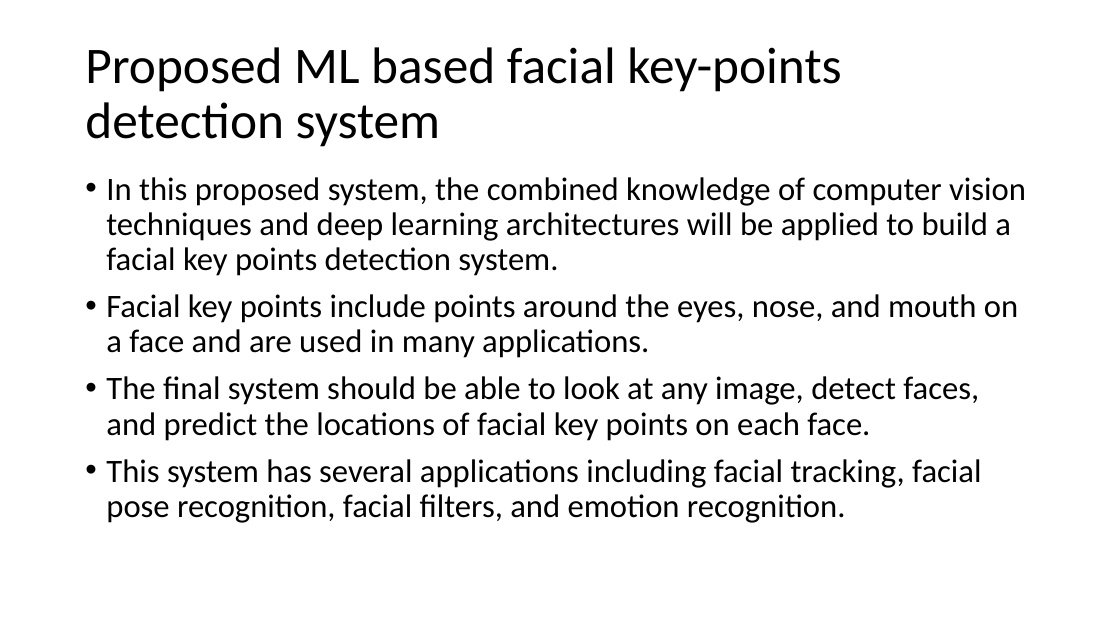
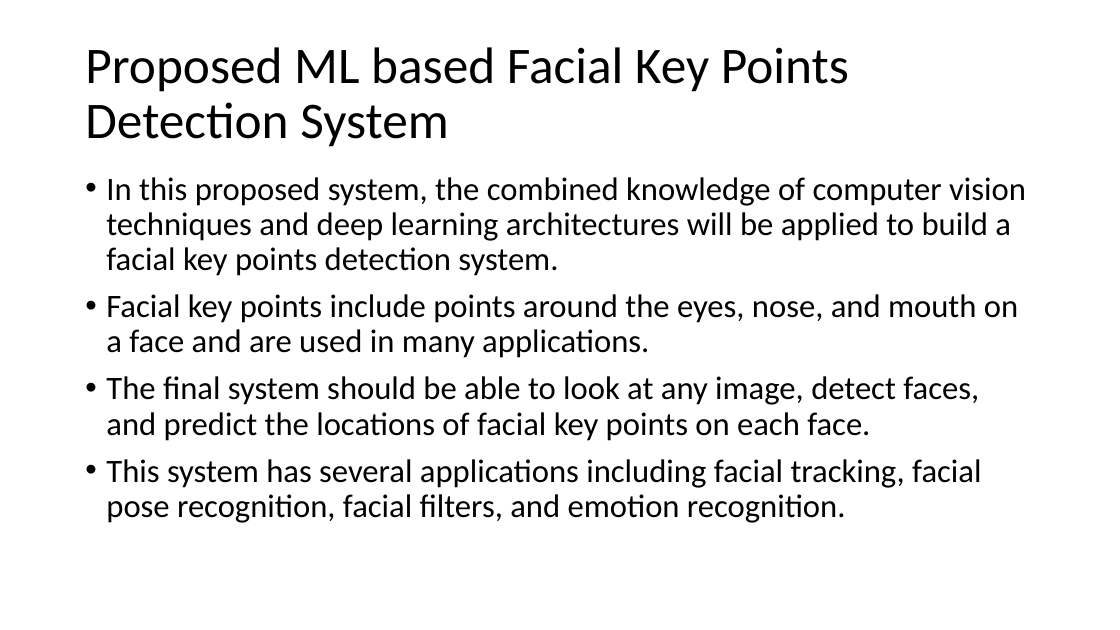
Before and after one commit to IkramulMurad/Face-detection, a slide deck: slide 12 of Book/Facial Key-points Detection.pptx (slide 10 before the commit). Drawn at 1120x630 pixels with LibreOffice and Linux fonts; fonts in the diff are those of the drawing. Boxes give left, top, right and bottom in pixels: in the first picture for what was removed or moved away, otherwise in the second. Text is boxed around its words. In the diff, an @@ line names an element or a change of style, - is before the commit and + after.

```diff
--- a/Book/Facial Key-points Detection.pptx
+++ b/Book/Facial Key-points Detection.pptx
@@ title at <box>85,47,849,147</box>: text changed @@
-Proposed ML based facial key-points detection system
+Proposed ML based Facial Key Points Detection System
```
Also in this commit, not shown: 10 other slides changed, 5 slides added.
